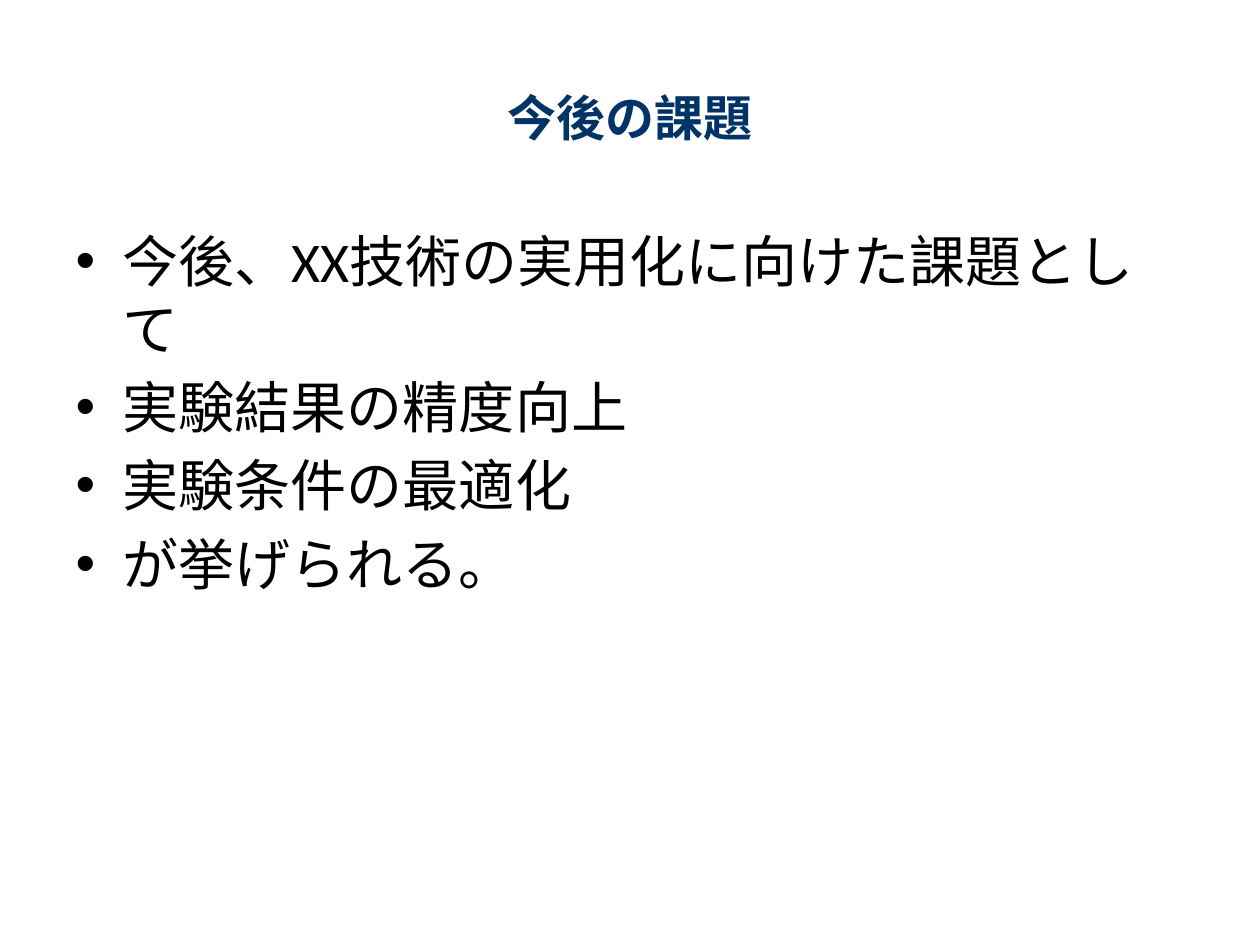
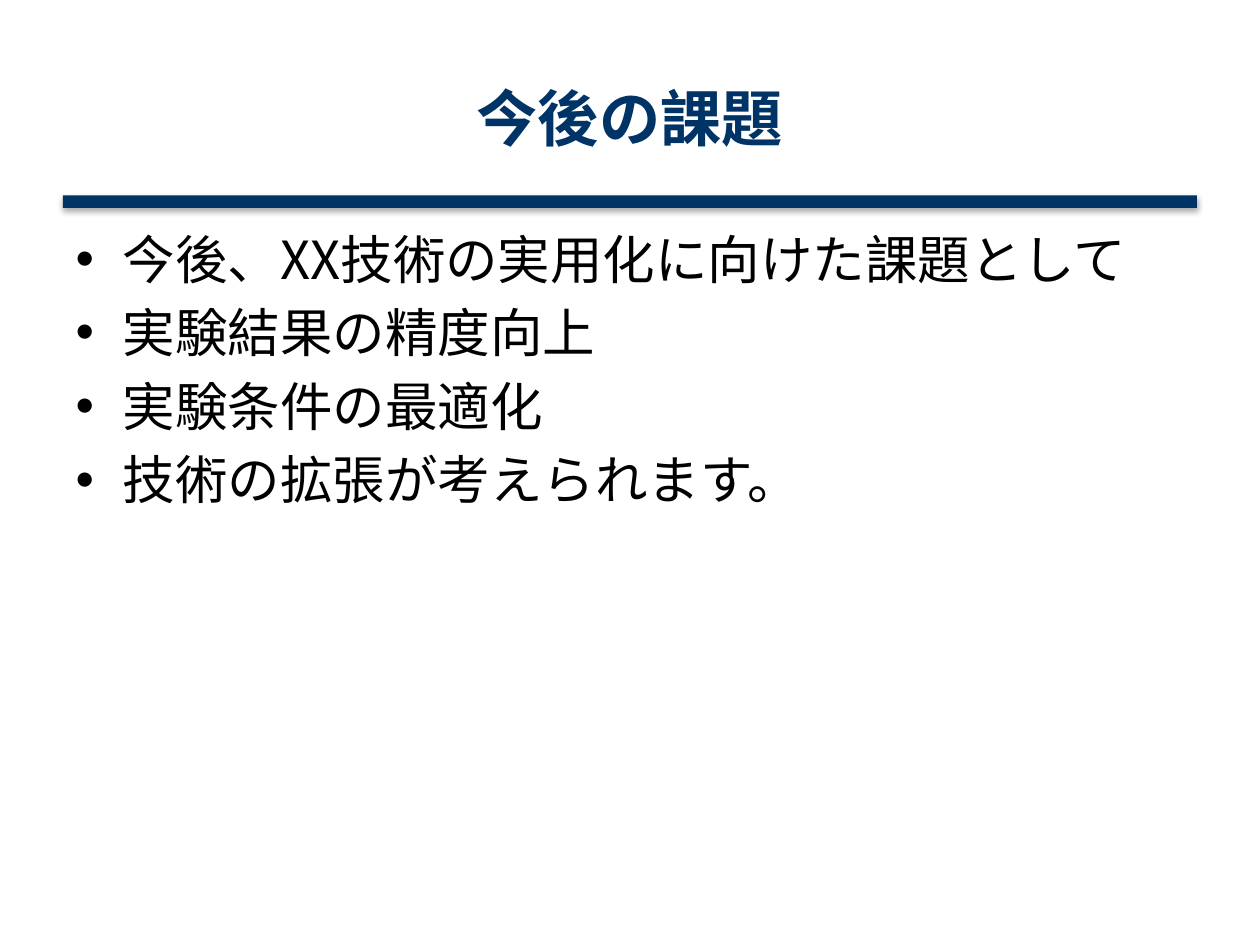
Before and after one commit to tak0705/PPT_test, a slide deck: slide 8 of presentation.pptx. Drawn at 1260x945 pixels with LibreOffice and Linux fonts; fonts in the diff are those of the drawing. Boxes give left, top, right and bottom in pixels: in the first picture for what was removed or moved away, otherwise in the second. Text is boxed around its words. In the diff, an @@ line names an element or a change of style, - is before the commit and + after.

```diff
--- a/presentation.pptx
+++ b/presentation.pptx
@@ title "今後の課題" at bbox=[477, 88, 783, 147]: size 28 to 35 pt @@
@@ rectangle added at bbox=[63, 195, 1197, 208], fill #003366 @@
@@ text at bbox=[123, 234, 1126, 431]: size 32 to 30 pt, font Calibri to Noto Sans CJK JP in "今後、XX技術の実用化に向けた課題として", "実験結果の精度向上", "実験条件の最適化" @@
@@ text at bbox=[123, 454, 800, 504]: text changed; size 32 to 30 pt; font Calibri to Noto Sans CJK JP @@
-• が挙げられる。
+• 技術の拡張が考えられます。
```
Also in this commit, not shown: 9 other slides changed, 1 other file.
